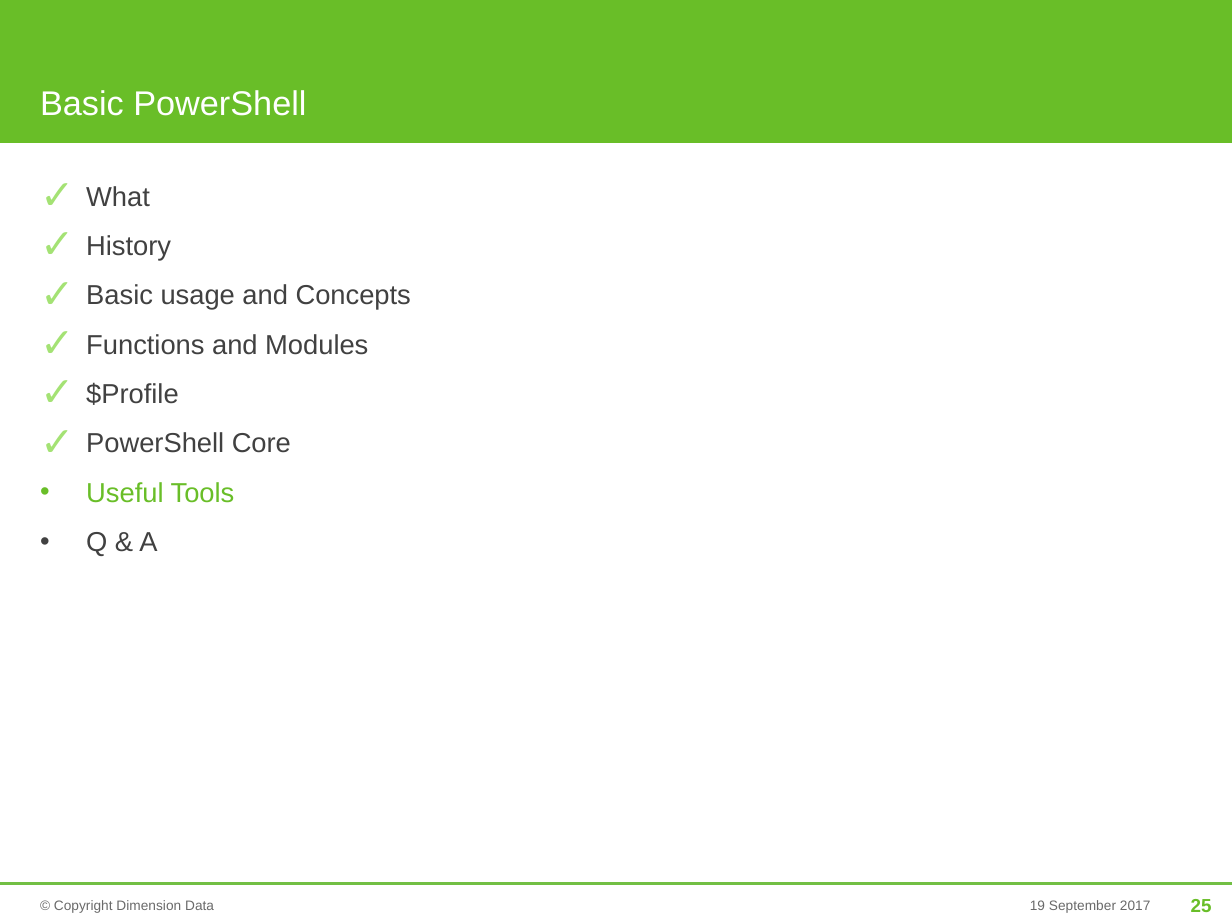
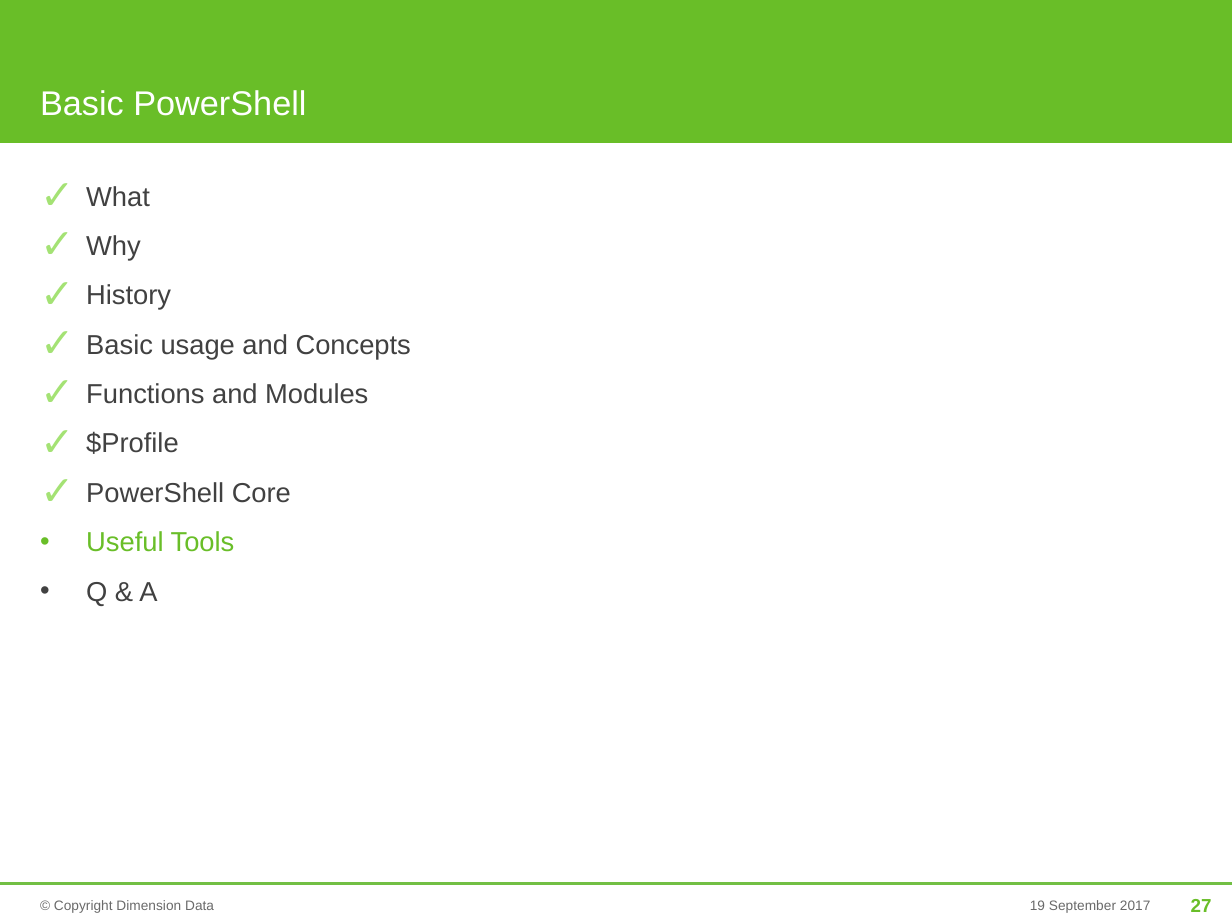
Before and after one commit to mjrio/mjr-tooling-poweshell, a slide deck: slide 27 of BasicPowerShell.pptx (slide 25 before the commit). Drawn at 1232x924 pixels with LibreOffice and Linux fonts; fonts in the diff are those of the drawing; background and template pictures are left out. Boxes give left, top, right and bottom in pixels: in the first picture for what was removed or moved away, otherwise in the second. Text is boxed around its words. In the diff, an @@ line names an element or a change of style, - is before the commit and + after.

```diff
--- a/BasicPowerShell.pptx
+++ b/BasicPowerShell.pptx
@@ text at <box>86,235,141,261</box>: paragraph added @@
+✓ Why
@@ page number at <box>1191,899,1212,912</box>: text changed @@
-25
+27
```
Also in this commit, not shown: 9 other slides changed, 2 slides added, 1 other file.
